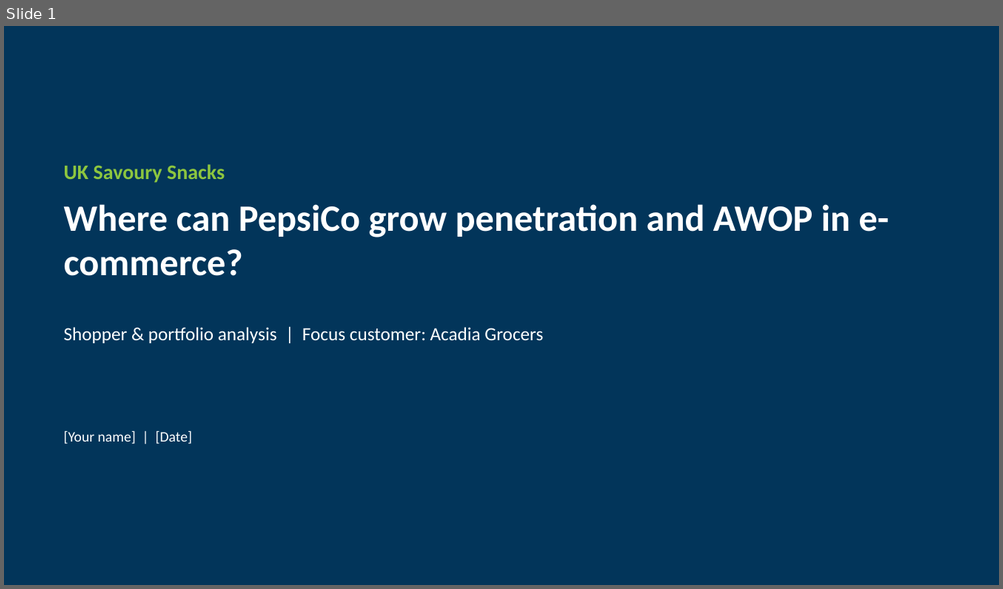
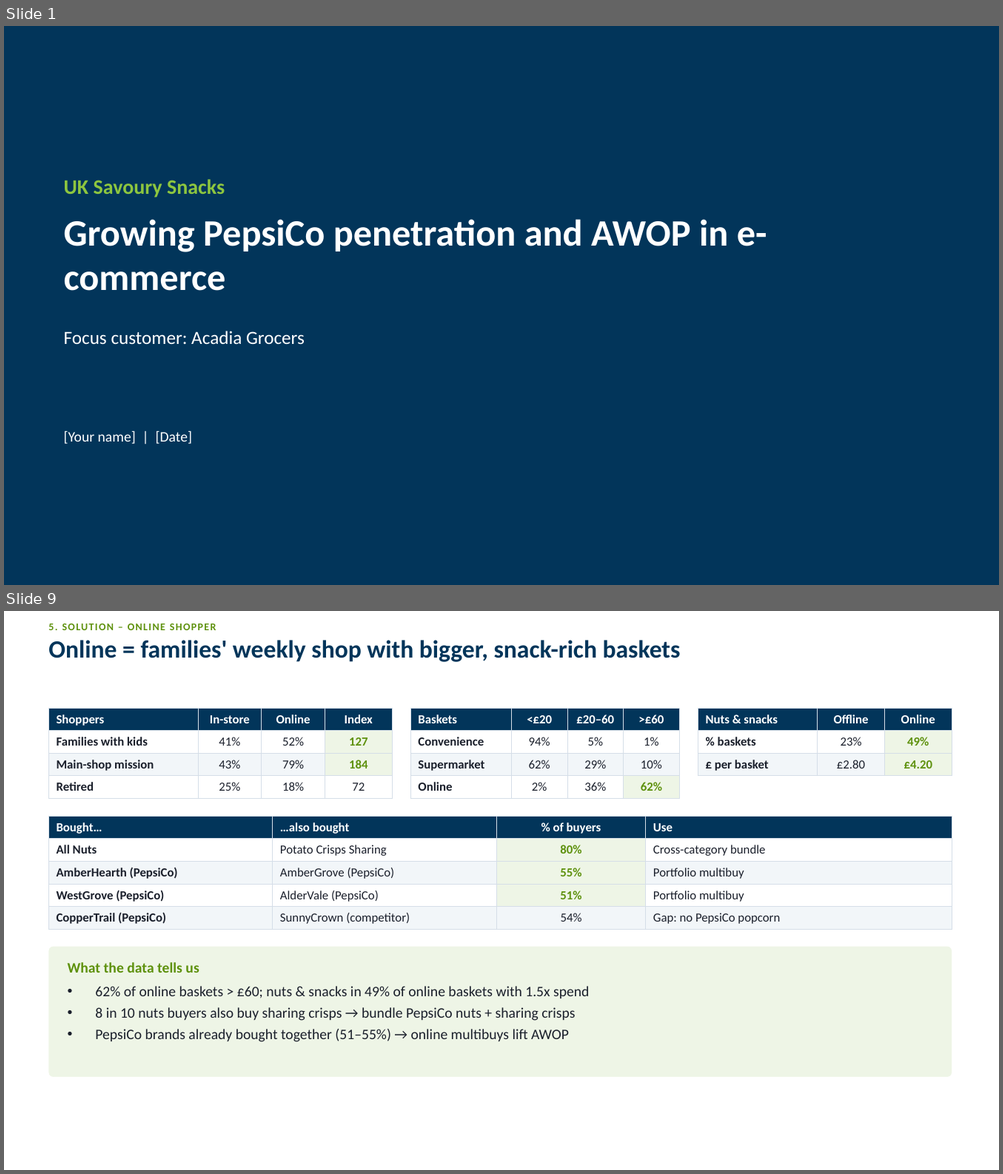
Before and after one commit to harshjunekumar/test-sample, a slide deck: case_study/PepsiCo_Savoury_Case_Study_Deck.pptx. Shown one above the other, each under a label of ours: slide 1 before the commit, slides 1 and 9 after it; the slides between them are not shown. The pictures are 1003x589 and 1003x1174 pixels, drawn with LibreOffice and Linux fonts; fonts in the diff are those of the drawing. Boxes give left, top, right and bottom in pixels: in the first picture for what was removed or moved away, otherwise in the second. Text is boxed around its words. In the diff, an @@ line names an element or a change of style, - is before the commit and + after.

```diff
--- a/case_study/PepsiCo_Savoury_Case_Study_Deck.pptx
+++ b/case_study/PepsiCo_Savoury_Case_Study_Deck.pptx
@@ slide 9 added at (x1=4, y1=611, x2=999, y2=1170), background #FFFFFF @@
@@ text added at (x1=48, y1=624, x2=216, y2=630), 10 pt, text #5E910D, bold @@
+5. SOLUTION – ONLINE SHOPPER
@@ title added at (x1=48, y1=640, x2=680, y2=662), 24 pt, text #02355A, bold @@
+Online = families' weekly shop with bigger, snack-rich baskets
@@ table added at (x1=48, y1=708, x2=392, y2=794), 4 rows, 4 columns @@
+Shoppers | In-store | Online | Index
+Families with kids | 41% | 52% | 127
+Main-shop mission | 43% | 79% | 184
+Retired | 25% | 18% | 72
@@ table added at (x1=410, y1=708, x2=679, y2=794), 4 rows, 4 columns @@
+Baskets | <£20 | £20–60 | >£60
+Convenience | 94% | 5% | 1%
+Supermarket | 62% | 29% | 10%
+Online | 2% | 36% | 62%
@@ table added at (x1=698, y1=708, x2=951, y2=783), 3 rows, 3 columns @@
+Nuts & snacks | Offline | Online
+% baskets | 23% | 49%
+£ per basket | £2.80 | £4.20
@@ table added at (x1=48, y1=816, x2=951, y2=927), 5 rows, 4 columns @@
+Bought… | …also bought | % of buyers | Use
+All Nuts | Potato Crisps Sharing | 80% | Cross-category bundle
+AmberHearth (PepsiCo) | AmberGrove (PepsiCo) | 55% | Portfolio multibuy
+WestGrove (PepsiCo) | AlderVale (PepsiCo) | 51% | Portfolio multibuy
+CopperTrail (PepsiCo) | SunnyCrown (competitor) | 54% | Gap: no PepsiCo popcorn
@@ rounded rectangle added at (x1=48, y1=947, x2=951, y2=1077), fill #EEF5E6 @@
@@ text added at (x1=68, y1=963, x2=199, y2=973), 14 pt, text #5E910D, bold @@
+What the data tells us
@@ text added at (x1=95, y1=986, x2=589, y2=1042), 14 pt, text #1A1F2B @@
+• 62% of online baskets > £60; nuts & snacks in 49% of online baskets with 1.5x spend
+• 8 in 10 nuts buyers also buy sharing crisps → bundle PepsiCo nuts + sharing crisps
+• PepsiCo brands already bought together (51–55%) → online multibuys lift AWOP
@@ slide 1 changed as well @@
@@ text "UK Savoury Snacks" moved from (x1=64, y1=164, x2=225, y2=183) to (x1=64, y1=179, x2=225, y2=198) @@
@@ text at (x1=64, y1=219, x2=767, y2=291): text changed @@
-Where can PepsiCo grow penetration and AWOP in e-commerce?
+Growing PepsiCo penetration and AWOP in e-commerce
@@ text at (x1=64, y1=331, x2=304, y2=345): text changed @@
-Shopper & portfolio analysis | Focus customer: Acadia Grocers
+Focus customer: Acadia Grocers
```
Also in this commit, not shown: 5 other slides changed, 4 other slides added, 5 slides removed.
